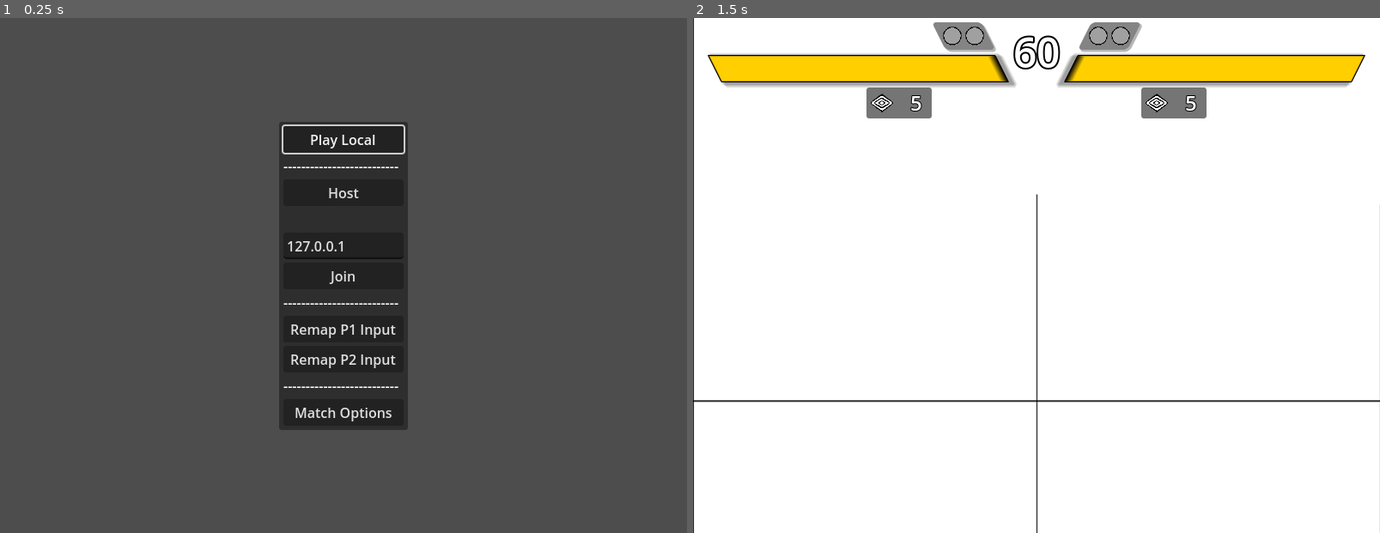
Above: before the commit, frames 1-2 (left to right).
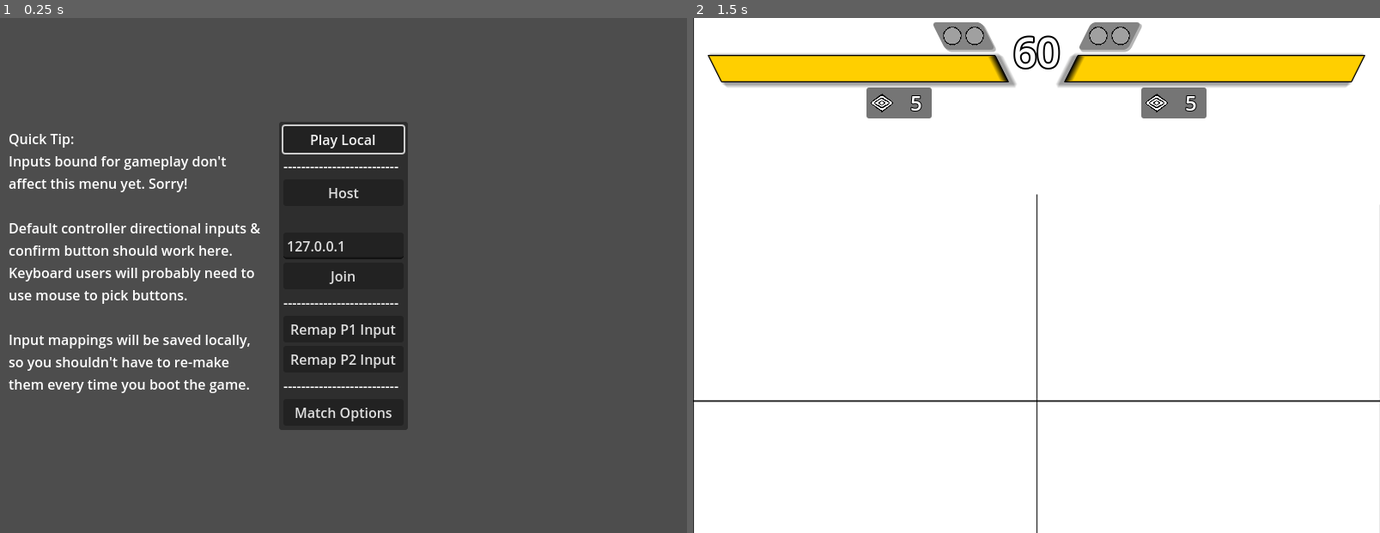
Above: after the commit, the same moments.

Repository: SamBumgardner/spellstrike
Game: Godot game, scene res://network/main.tscn
Two runs of this game, one before a commit and one after it. Both use one fixed random seed, a clock stepped at 60 frames per second and the inputs below.
Inputs (mouse positions are in pixels of both pictures, inside the frame that each line leads up to):
- Up to frame 1 (0.25 s): no input
- Up to frame 2 (1.5 s): click "Play Local" at 0.5 s; tap Enter at 1.25 s; move the mouse to (1187, 249) at 1.27 s; hold Up from 1.28 s (still down); click (1187, 249) at 1.42 s

The runs differ from the first frame. In frame 1, 2.7% of the frame differs, in the area x 1-38%, y 22-73%; in frame 2, nothing differs.

Commit message:
Add some hint / clarification about inputs & menus

Diff:
--- a/game/network/main.tscn
+++ b/game/network/main.tscn
@@ -15,6 +15,20 @@
 
 [node name="MapInstance" type="Node" parent="."]
 unique_name_in_owner = true
+
+[node name="Controller Tip" type="Label" parent="."]
+clip_contents = true
+offset_left = 10.0
+offset_top = 129.0
+offset_right = 310.0
+offset_bottom = 334.0
+text = "Quick Tip:
+Inputs bound for gameplay don't affect this menu yet. Sorry!
+
+Default controller directional inputs & confirm button should work here. Keyboard users will probably need to use mouse to pick buttons.
+
+Input mappings will be saved locally, so you shouldn't have to re-make them every time you boot the game."
+autowrap_mode = 2
 
 [node name="Menu" type="PanelContainer" parent="."]
 unique_name_in_owner = true
--- a/game/player/input/InputRetriever.gd
+++ b/game/player/input/InputRetriever.gd
@@ -1,7 +1,7 @@
 class_name InputRetriever extends RefCounted
 
 const INPUT_KEYS = ["l", "r", "u", "d", "a", "b", "c", "s"]
-const INPUT_FRIENDLY_NAMES = ["Left", "Right", "Up", "Down", "A", "B", "C", "Special"]
+const INPUT_FRIENDLY_NAMES = ["Left", "Right", "Up", "Down", "A / Confirm", "B / Cancel", "C", "Special"]
 
 var control_type: ControlType = ControlType.KEYBOARD;
 var device_id: int = 0;
